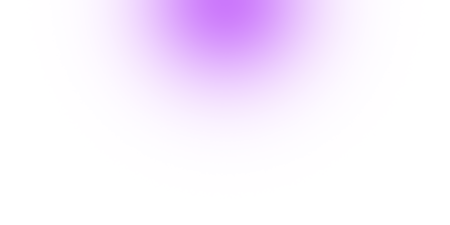
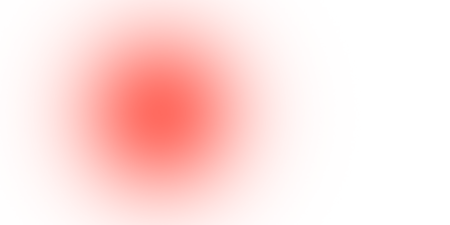
Before/after of a 450 × 225 layered artwork. What changed in the layer stack:
added layer "Capa 10" above "Capa 9" over [0, 0, 361, 225]
hid "Capa 5" over [24, 0, 392, 202]
